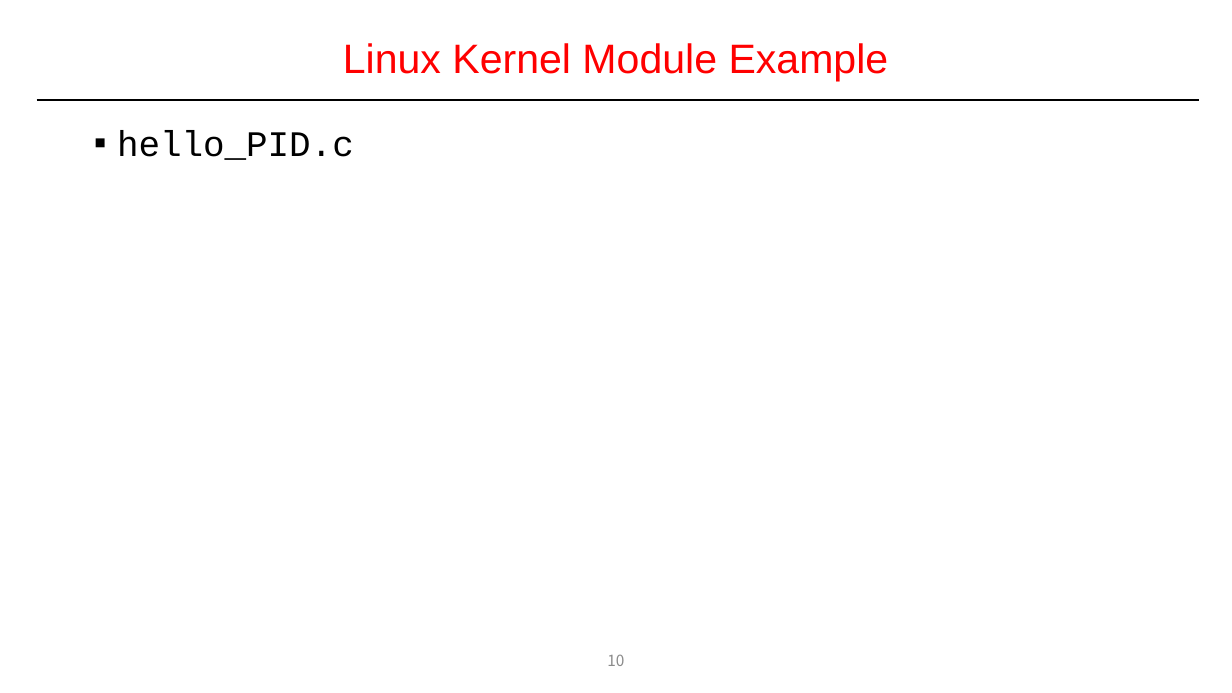
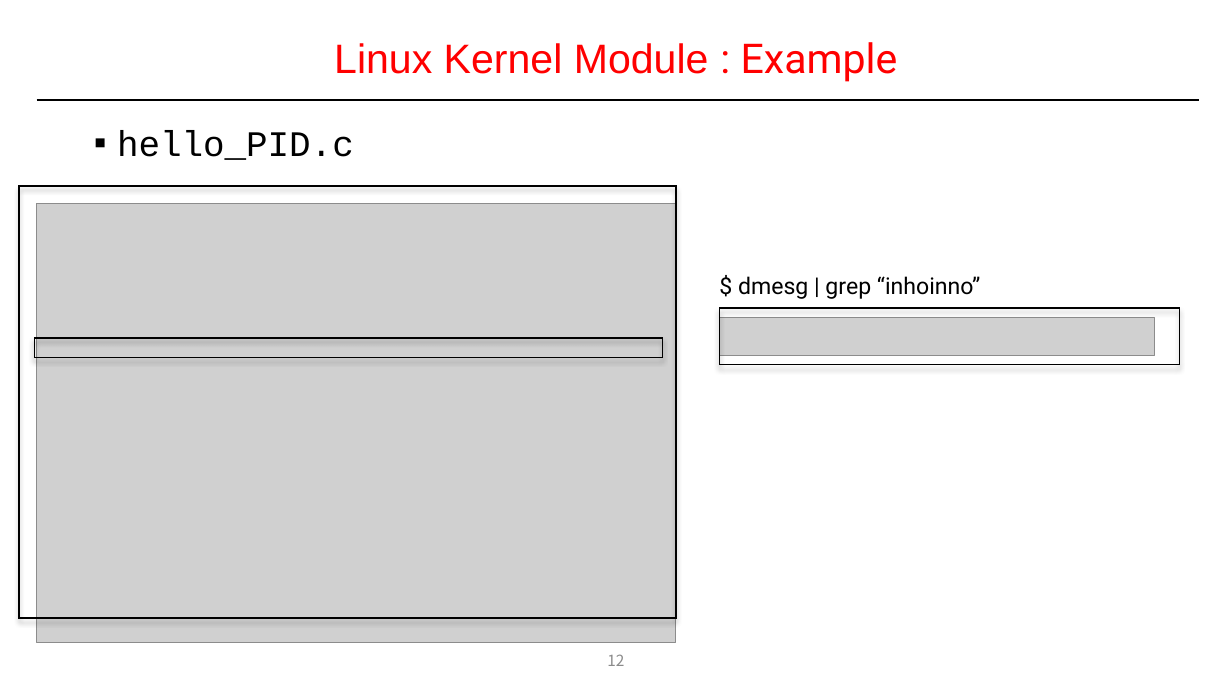
Before and after one commit to DKU-EmbeddedSystem-Lab/2022_Kernel_Study, a slide deck: slide 12 of 1주(1월 4일)/1주차_리눅스 커널 모듈 프로그래밍_송인호_PPT.pptx (slide 10 before the commit). Drawn at 1232x693 pixels with LibreOffice and Linux fonts; fonts in the diff are those of the drawing; grey boxes stand for pictures. Boxes give left, top, right and bottom in pixels: in the first picture for what was removed or moved away, otherwise in the second. Text is boxed around its words. In the diff, an @@ line names an element or a change of style, - is before the commit and + after.

Commit message:
Inhoinno commit(2/2) ppt

```diff
--- a/1주(1월 4일)/1주차_리눅스 커널 모듈 프로그래밍_송인호_PPT.pptx
+++ b/1주(1월 4일)/1주차_리눅스 커널 모듈 프로그래밍_송인호_PPT.pptx
@@ title at [334, 42, 898, 82]: text changed @@
-Linux Kernel Module Example
+Linux Kernel Module : Example
@@ rectangle added at [19, 186, 677, 618], outline #000000 1 pt @@
@@ picture added at [37, 203, 677, 642] @@
@@ text added at [738, 276, 980, 299], 18 pt, text #000000 @@
+$ dmesg | grep “inhoinno”
@@ picture added at [719, 318, 1154, 356] @@
@@ rectangle added at [719, 308, 1179, 364], outline #000000 1 pt @@
@@ rectangle added at [34, 338, 662, 358], outline #000000 1 pt @@
@@ page number at [607, 654, 624, 666]: text changed @@
-10
+12
```
Also in this commit, not shown: 12 other slides changed, 2 slides added, 29 slides removed.
